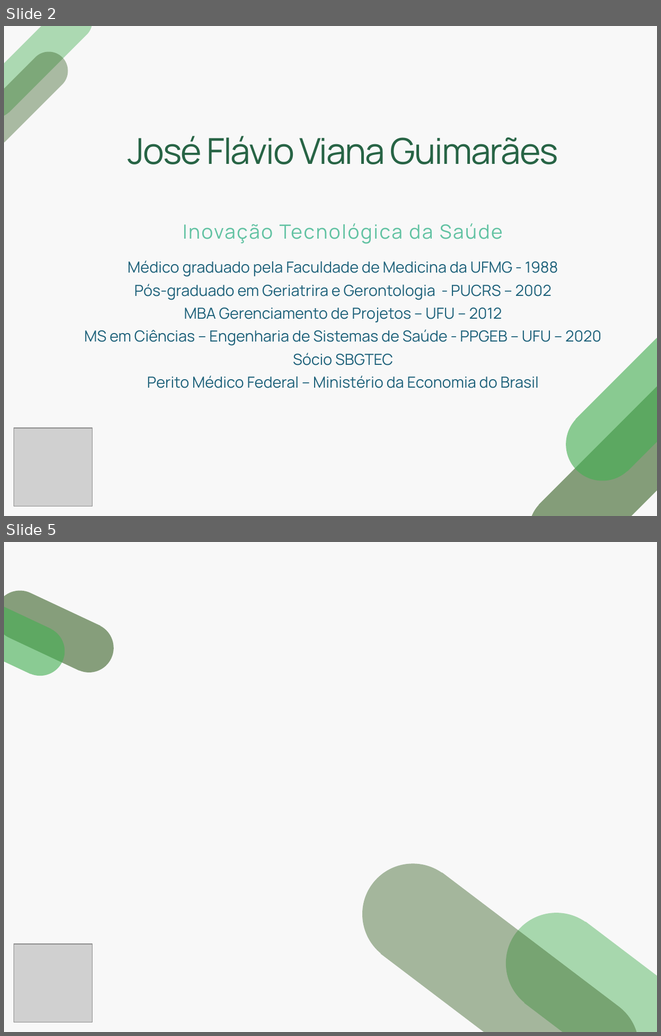
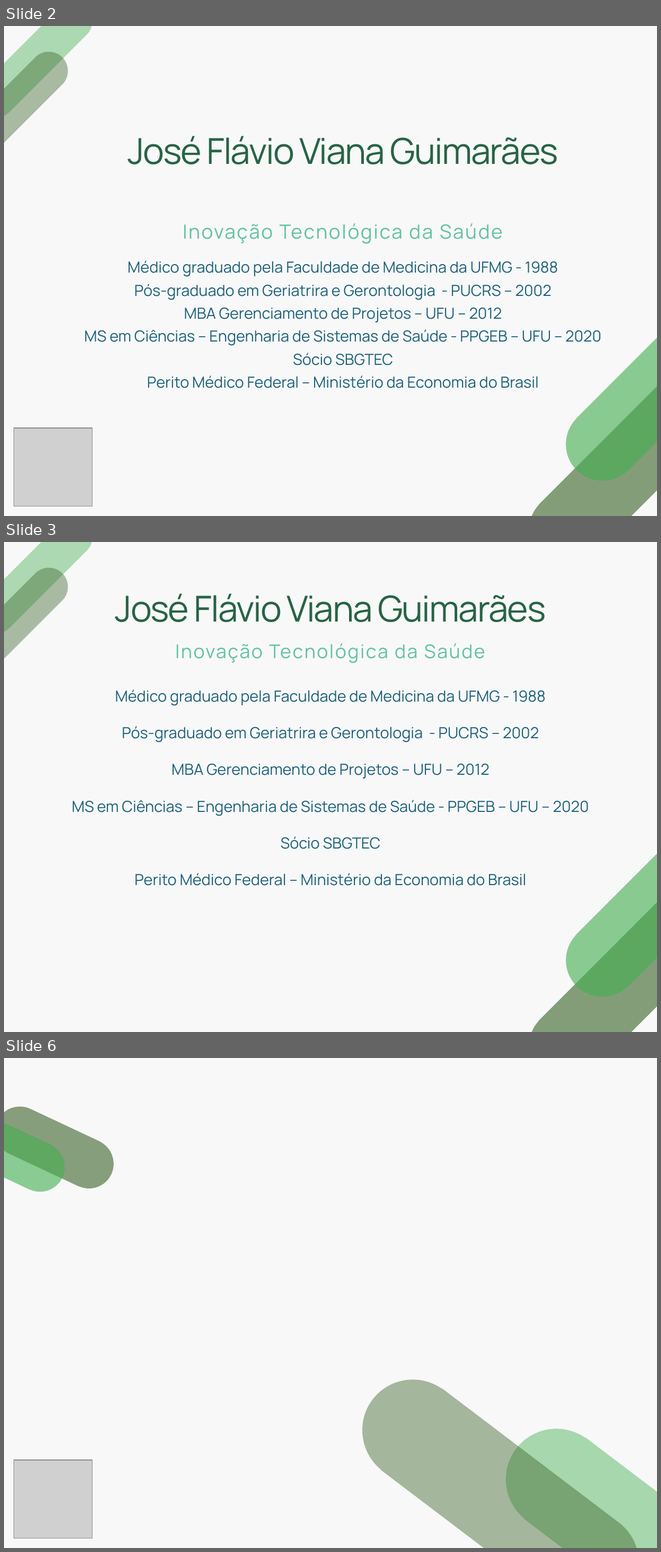
Before and after one commit to josenaldo/apresentacao-sbg-2020, a slide deck: apresentacao-sbg-2020.pptx. Shown one above the other, each under a label of ours: slides 2 and 5 before the commit, slides 2, 3 and 6 after it; the slides between them are not shown. The pictures are 661x1036 and 661x1552 pixels, drawn with LibreOffice and Linux fonts; fonts in the diff are those of the drawing; grey boxes stand for pictures; background and template pictures are left out. Boxes give left, top, right and bottom in pixels: in the first picture for what was removed or moved away, otherwise in the second. Text is boxed around its words. In the diff, an @@ line names an element or a change of style, - is before the commit and + after.

```diff
--- a/apresentacao-sbg-2020.pptx
+++ b/apresentacao-sbg-2020.pptx
@@ slide 3 added at [4,542,657,1032], background #F8F8F8 @@
@@ freeform shape added at [4,542,100,642], fill #45AF53 at 42% opacity @@
@@ freeform shape added at [4,560,76,671], fill #3E662C at 42% opacity @@
@@ title added at [115,593,546,622], 42 pt, text #276445 @@
+José Flávio Viana Guimarães
@@ text added at [175,643,485,663], 22.2 pt, text #61C2A2 @@
+Inovação Tecnológica da Saúde
@@ text added at [72,689,589,885], 18 pt, text #1D617A @@
+Médico graduado pela Faculdade de Medicina da UFMG - 1988
+Pós-graduado em Geriatrira e Gerontologia - PUCRS – 2002
+MBA Gerenciamento de Projetos – UFU – 2012
+MS em Ciências – Engenharia de Sistemas de Saúde - PPGEB – UFU – 2020
+Sócio SBGTEC
+Perito Médico Federal – Ministério da Economia do Brasil
@@ freeform shape added at [550,828,657,1012], fill #45AF53 at 62% opacity @@
@@ freeform shape added at [513,877,657,1032], fill #3E662C at 62% opacity @@
@@ what was slide 5 is now slide 6 @@
```
Also in this commit, not shown: 4 slides changed, 6 other files.
